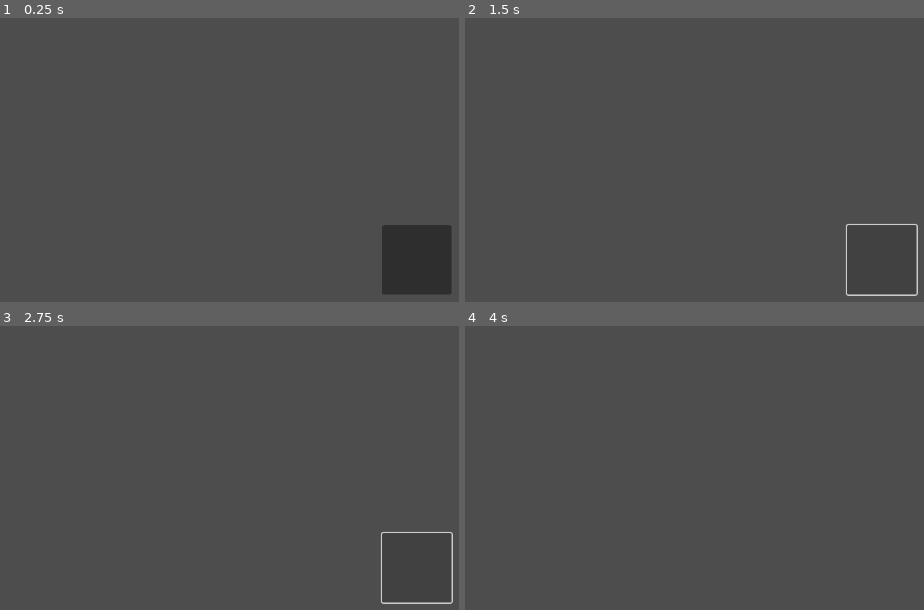
Above: before the commit, frames 1-4 (two rows, left to right).
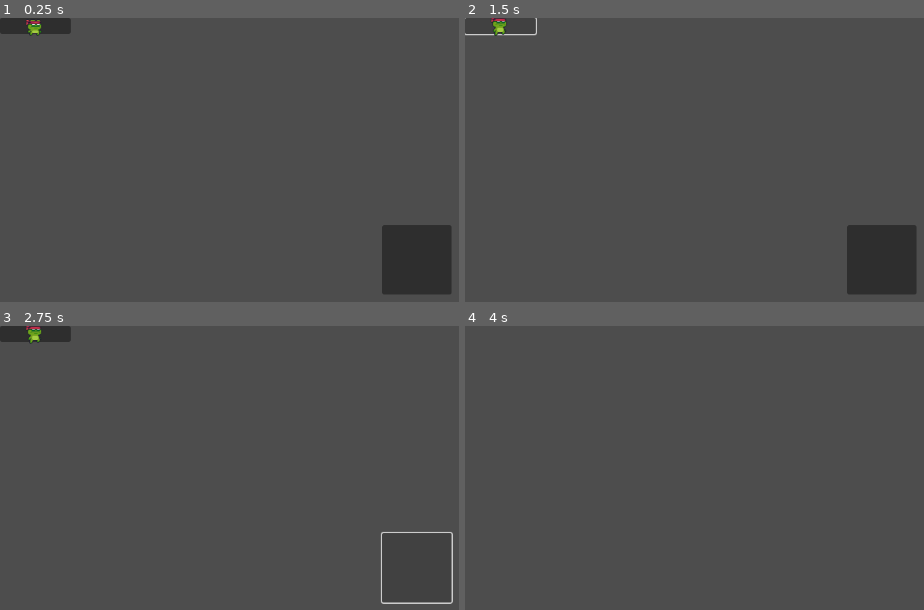
Above: after the commit, the same moments.

Repository: craighughes58/KatieKatsRepository
Game: Godot game, scene res://Scenes/CraigTestScene.tscn
Two runs of this game, one before a commit and one after it. Both use one fixed random seed, a clock stepped at 60 frames per second and the inputs below. The project has no main scene, so this scene is started directly.
Inputs (mouse positions are in pixels of both pictures, inside the frame that each line leads up to; where the layout moved, square brackets give the same spot in the first picture):
- Up to frame 1 (0.25 s): no input
- Up to frame 2 (1.5 s): click (882, 259) at 0.5 s; click (501, 26) [882, 259] at 1.25 s
- Up to frame 3 (2.75 s): click (417, 567) at 2 s
- Up to frame 4 (4 s): click (501, 334) [882, 567] at 2.75 s; click (882, 567) at 3.5 s

The runs differ from the first frame. In frame 1, 0.9% of the frame differs, in the area x 0-16%, y 0-7%; in frame 2, 0.6%; in frame 3, 0.9%; in frame 4, nothing differs.

Commit message:
goof objects
clickable objects with gag animations code (no sound effects yet)

Diff:
--- /dev/null
+++ b/GoofObject.gd
@@ -0,0 +1,23 @@
+extends Node
+
+@onready var animated_sprite_2d = $AnimatedSprite2D
+@export var animNames: Array
+var index = 0
+var hasFullyIterated = false
+var rng = RandomNumberGenerator.new()
+
+
+
+func _on_pressed():
+	if(animated_sprite_2d.is_playing()):return
+	#play animation
+	animated_sprite_2d.play(animNames[index])
+	#if every animation has been played in order then it will switch to random choice mode
+	if(!hasFullyIterated && index == animNames.size()-1): hasFullyIterated = true
+	if(hasFullyIterated):
+		index = rng.randi_range(0,animNames.size()-1)
+	#iternate normally
+	else:
+		index += 1
+
+	pass # Replace with function body.
--- /dev/null
+++ b/Inventory.gd
@@ -0,0 +1,22 @@
+extends Node
+
+var _inventory = []
+# Called when the node enters the scene tree for the first time.
+func _ready():
+	pass # Replace with function body.
+
+
+# Called every frame. 'delta' is the elapsed time since the previous frame.
+func _process(delta):
+	pass
+
+
+func _addItem(object):
+	_inventory.append(object)
+	pass
+
+func _removeByName(name):
+
+	pass
+
+#UI
--- /dev/null
+++ b/Prefabs/goof_object.tscn
@@ -0,0 +1,206 @@
+[gd_scene load_steps=30 format=3 uid="uid://b218o02qxv3tp"]
+
+[ext_resource type="Script" path="res://GoofObject.gd" id="1_tbpay"]
+[ext_resource type="Texture2D" uid="uid://dd635a2ebtx8g" path="res://Sprites/PlaceHolders/Idle (32x32).png" id="2_vi8a8"]
+[ext_resource type="Texture2D" uid="uid://8eqaaqeu7g14" path="res://Sprites/PlaceHolders/Jump (32x32).png" id="3_tei5s"]
+[ext_resource type="Texture2D" uid="uid://dp6qk8ka3ajrd" path="res://Sprites/PlaceHolders/Run (32x32).png" id="4_csdms"]
+
+[sub_resource type="AtlasTexture" id="AtlasTexture_032ra"]
+atlas = ExtResource("2_vi8a8")
+region = Rect2(0, 0, 32, 32)
+
+[sub_resource type="AtlasTexture" id="AtlasTexture_frrtj"]
+atlas = ExtResource("2_vi8a8")
+region = Rect2(32, 0, 32, 32)
+
+[sub_resource type="AtlasTexture" id="AtlasTexture_s1olm"]
+atlas = ExtResource("2_vi8a8")
+region = Rect2(64, 0, 32, 32)
+
+[sub_resource type="AtlasTexture" id="AtlasTexture_kx2y5"]
+atlas = ExtResource("2_vi8a8")
+region = Rect2(96, 0, 32, 32)
+
+[sub_resource type="AtlasTexture" id="AtlasTexture_hmcje"]
+atlas = ExtResource("2_vi8a8")
+region = Rect2(128, 0, 32, 32)
+
+[sub_resource type="AtlasTexture" id="AtlasTexture_suvlq"]
+atlas = ExtResource("2_vi8a8")
+region = Rect2(160, 0, 32, 32)
+
+[sub_resource type="AtlasTexture" id="AtlasTexture_pd8in"]
+atlas = ExtResource("2_vi8a8")
+region = Rect2(192, 0, 32, 32)
+
+[sub_resource type="AtlasTexture" id="AtlasTexture_hlh0f"]
+atlas = ExtResource("2_vi8a8")
+region = Rect2(224, 0, 32, 32)
+
+[sub_resource type="AtlasTexture" id="AtlasTexture_p08c4"]
+atlas = ExtResource("2_vi8a8")
+region = Rect2(256, 0, 32, 32)
+
+[sub_resource type="AtlasTexture" id="AtlasTexture_hpp5h"]
+atlas = ExtResource("2_vi8a8")
+region = Rect2(288, 0, 32, 32)
+
+[sub_resource type="AtlasTexture" id="AtlasTexture_yw0x2"]
+atlas = ExtResource("2_vi8a8")
+region = Rect2(320, 0, 32, 32)
+
+[sub_resource type="AtlasTexture" id="AtlasTexture_5ddo7"]
+atlas = ExtResource("3_tei5s")
+region = Rect2(0, 0, 32, 32)
+
+[sub_resource type="AtlasTexture" id="AtlasTexture_t11sr"]
+atlas = ExtResource("4_csdms")
+region = Rect2(0, 0, 32, 32)
+
+[sub_resource type="AtlasTexture" id="AtlasTexture_ihgy0"]
+atlas = ExtResource("4_csdms")
+region = Rect2(32, 0, 32, 32)
+
+[sub_resource type="AtlasTexture" id="AtlasTexture_xmdfk"]
+atlas = ExtResource("4_csdms")
+region = Rect2(64, 0, 32, 32)
+
+[sub_resource type="AtlasTexture" id="AtlasTexture_ij4le"]
+atlas = ExtResource("4_csdms")
+region = Rect2(96, 0, 32, 32)
+
+[sub_resource type="AtlasTexture" id="AtlasTexture_0w4tu"]
+atlas = ExtResource("4_csdms")
+region = Rect2(128, 0, 32, 32)
+
+[sub_resource type="AtlasTexture" id="AtlasTexture_m1sjd"]
+atlas = ExtResource("4_csdms")
+region = Rect2(160, 0, 32, 32)
+
+[sub_resource type="AtlasTexture" id="AtlasTexture_6mitu"]
+atlas = ExtResource("4_csdms")
+region = Rect2(192, 0, 32, 32)
+
+[sub_resource type="AtlasTexture" id="AtlasTexture_4v6qq"]
+atlas = ExtResource("4_csdms")
+region = Rect2(224, 0, 32, 32)
+
+[sub_resource type="AtlasTexture" id="AtlasTexture_2pkvn"]
+atlas = ExtResource("4_csdms")
+region = Rect2(256, 0, 32, 32)
+
+[sub_resource type="AtlasTexture" id="AtlasTexture_tbxn7"]
+atlas = ExtResource("4_csdms")
+region = Rect2(288, 0, 32, 32)
+
+[sub_resource type="AtlasTexture" id="AtlasTexture_23mrk"]
+atlas = ExtResource("4_csdms")
+region = Rect2(320, 0, 32, 32)
+
+[sub_resource type="AtlasTexture" id="AtlasTexture_o4s1q"]
+atlas = ExtResource("4_csdms")
+region = Rect2(352, 0, 32, 32)
+
+[sub_resource type="SpriteFrames" id="SpriteFrames_hdnjj"]
+animations = [{
+"frames": [{
+"duration": 1.0,
+"texture": SubResource("AtlasTexture_032ra")
+}, {
+"duration": 1.0,
+"texture": SubResource("AtlasTexture_frrtj")
+}, {
+"duration": 1.0,
+"texture": SubResource("AtlasTexture_s1olm")
+}, {
+"duration": 1.0,
+"texture": SubResource("AtlasTexture_kx2y5")
+}, {
+"duration": 1.0,
+"texture": SubResource("AtlasTexture_hmcje")
+}, {
+"duration": 1.0,
+"texture": SubResource("AtlasTexture_suvlq")
+}, {
+"duration": 1.0,
+"texture": SubResource("AtlasTexture_pd8in")
+}, {
+"duration": 1.0,
+"texture": SubResource("AtlasTexture_hlh0f")
+}, {
+"duration": 1.0,
+"texture": SubResource("AtlasTexture_p08c4")
+}, {
+"duration": 1.0,
+"texture": SubResource("AtlasTexture_hpp5h")
+}, {
+"duration": 1.0,
+"texture": SubResource("AtlasTexture_yw0x2")
+}],
+"loop": false,
+"name": &"idle",
+"speed": 5.0
+}, {
+"frames": [{
+"duration": 1.0,
+"texture": SubResource("AtlasTexture_5ddo7")
+}],
+"loop": false,
+"name": &"jump",
+"speed": 5.0
+}, {
+"frames": [{
+"duration": 1.0,
+"texture": SubResource("AtlasTexture_t11sr")
+}, {
+"duration": 1.0,
+"texture": SubResource("AtlasTexture_ihgy0")
+}, {
+"duration": 1.0,
+"texture": SubResource("AtlasTexture_xmdfk")
+}, {
+"duration": 1.0,
+"texture": SubResource("AtlasTexture_ij4le")
+}, {
+"duration": 1.0,
+"texture": SubResource("AtlasTexture_0w4tu")
+}, {
+"duration": 1.0,
+"texture": SubResource("AtlasTexture_m1sjd")
+}, {
+"duration": 1.0,
+"texture": SubResource("AtlasTexture_6mitu")
+}, {
+"duration": 1.0,
+"texture": SubResource("AtlasTexture_4v6qq")
+}, {
+"duration": 1.0,
+"texture": SubResource("AtlasTexture_2pkvn")
+}, {
+"duration": 1.0,
+"texture": SubResource("AtlasTexture_tbxn7")
+}, {
+"duration": 1.0,
+"texture": SubResource("AtlasTexture_23mrk")
+}, {
+"duration": 1.0,
+"texture": SubResource("AtlasTexture_o4s1q")
+}],
+"loop": false,
+"name": &"run",
+"speed": 5.0
+}]
+
+[node name="GoofObject" type="Button"]
+offset_right = 102.0
+offset_bottom = 23.0
+script = ExtResource("1_tbpay")
+animNames = ["jump", "run", "idle"]
+
+[node name="AnimatedSprite2D" type="AnimatedSprite2D" parent="."]
+position = Vector2(49, 10)
+sprite_frames = SubResource("SpriteFrames_hdnjj")
+animation = &"run"
+offset = Vector2(0.27, 0)
+
+[connection signal="pressed" from="." to="." method="_on_pressed"]
--- a/Scenes/CraigTestScene.tscn
+++ b/Scenes/CraigTestScene.tscn
@@ -1,7 +1,15 @@
-[gd_scene load_steps=2 format=3 uid="uid://cv2lcy68d6np5"]
+[gd_scene load_steps=3 format=3 uid="uid://cv2lcy68d6np5"]
 
 [ext_resource type="PackedScene" uid="uid://ng05txxtxcbc" path="res://Prefabs/scene_button.tscn" id="1_s5wiy"]
+[ext_resource type="PackedScene" uid="uid://b218o02qxv3tp" path="res://Prefabs/goof_object.tscn" id="2_mdqso"]
 
 [node name="Node" type="Node"]
 
 [node name="SceneButton1" parent="." instance=ExtResource("1_s5wiy")]
+
+[node name="GoofObject" parent="." instance=ExtResource("2_mdqso")]
+
+[node name="AnimatedSprite2D" parent="GoofObject" index="0"]
+animation = &"idle"
+
+[editable path="GoofObject"]
--- /dev/null
+++ b/Scenes/game_controller.tscn
@@ -0,0 +1,7 @@
+[gd_scene load_steps=2 format=3 uid="uid://b3n0ri6dgw7t5"]
+
+[ext_resource type="PackedScene" uid="uid://byvnoc47ypiwe" path="res://Scenes/inventory.tscn" id="1_kuc3g"]
+
+[node name="GameController" type="Node"]
+
+[node name="Inventory" parent="." instance=ExtResource("1_kuc3g")]
--- /dev/null
+++ b/Scenes/inventory.tscn
@@ -0,0 +1,6 @@
+[gd_scene load_steps=2 format=3 uid="uid://byvnoc47ypiwe"]
+
+[ext_resource type="Script" path="res://Inventory.gd" id="1_2r6n5"]
+
+[node name="Inventory" type="Node"]
+script = ExtResource("1_2r6n5")
Binary file added: Sprites/PlaceHolders/Idle (32x32).png
Not shown, added: Sprites/PlaceHolders/Idle (32x32).png.import
Binary file added: Sprites/PlaceHolders/Jump (32x32).png
Not shown, added: Sprites/PlaceHolders/Jump (32x32).png.import
Binary file added: Sprites/PlaceHolders/Run (32x32).png
Not shown, added: Sprites/PlaceHolders/Run (32x32).png.import
